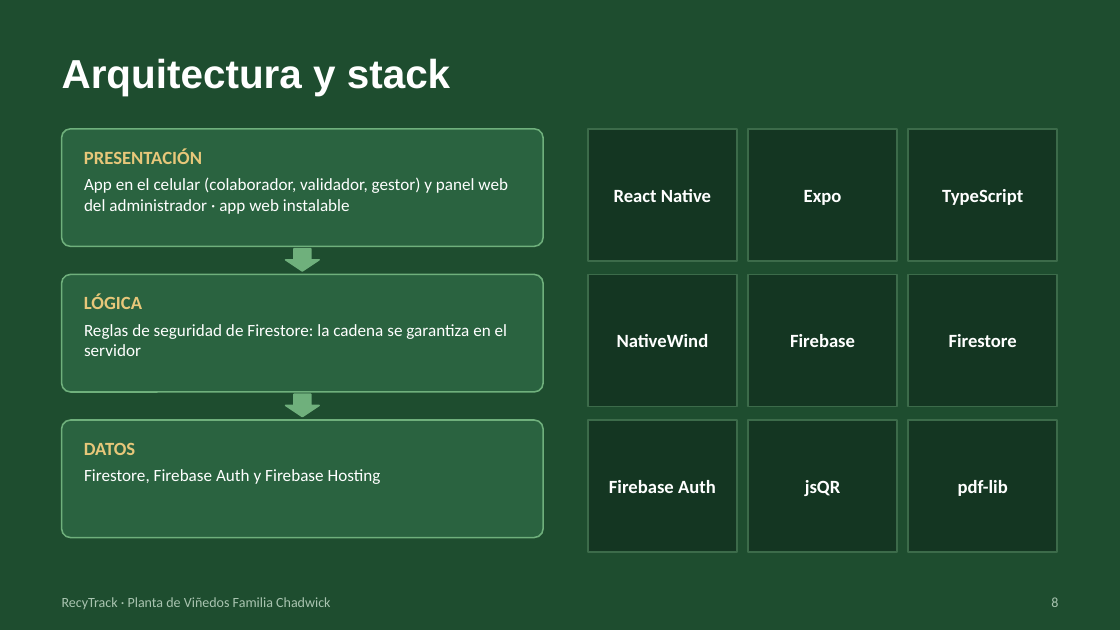
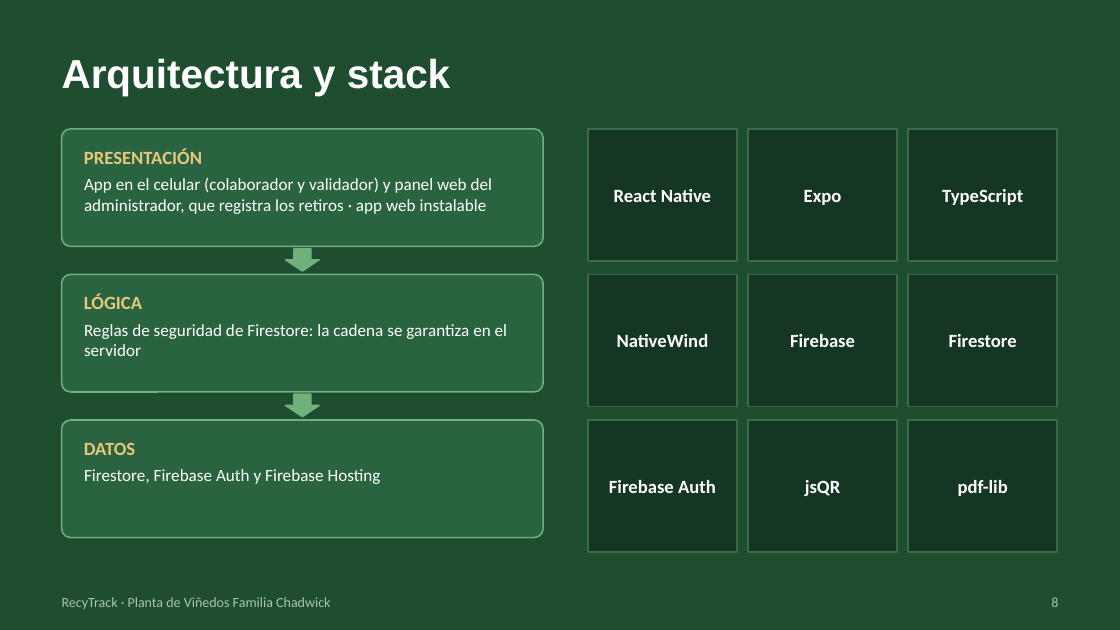
Before and after one commit to AlvaroAjg/Capstone-Ecotrack, a slide deck: slide 8 of Fase 1/Evidencias Adicionales/Fase1RecyTrack.pptx. Drawn at 1120x630 pixels with LibreOffice and Linux fonts; fonts in the diff are those of the drawing. Boxes give left, top, right and bottom in pixels: in the first picture for what was removed or moved away, otherwise in the second. Text is boxed around its words. In the diff, an @@ line names an element or a change of style, - is before the commit and + after.

```diff
--- a/Fase 1/Evidencias Adicionales/Fase1RecyTrack.pptx
+++ b/Fase 1/Evidencias Adicionales/Fase1RecyTrack.pptx
@@ text at box(84, 177, 492, 214): text changed @@
-App en el celular (colaborador, validador, gestor) y panel web del administrador · app web instalable
+App en el celular (colaborador y validador) y panel web del administrador, que registra los retiros · app web instalable
```
Also in this commit, not shown: 2 other slides changed, 1 other file.
